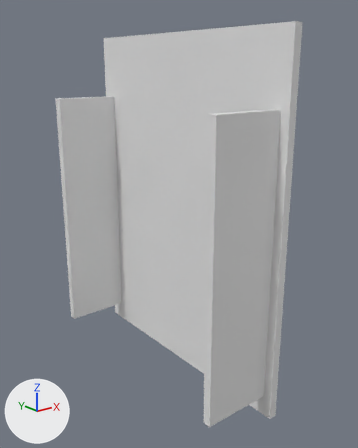
The Blender file camera.blend: old version first, new version second.
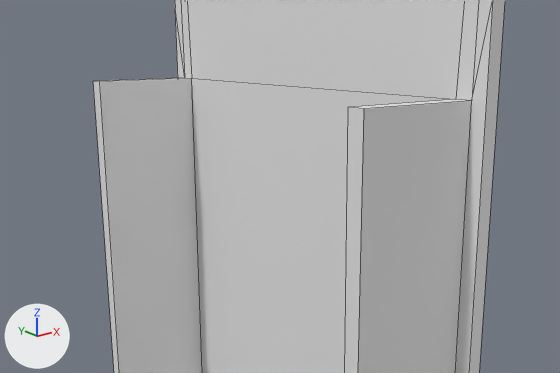
Old and new are each drawn whole from a 50 mm camera at (-0.0456, -0.0979, 0.077) aimed at (0.0292, -0.0043, 0.0395) and again close up on the part from 0% to 93% of the width and 11% to 61% of the height. Arrows for +X, +Y and +Z are at lower left; the lights stay in place. The close-ups show mesh edges as thin lines. The same objects are shown in both versions, whatever each file hides.

Names of what the first close-up shows: 'back_lid'.
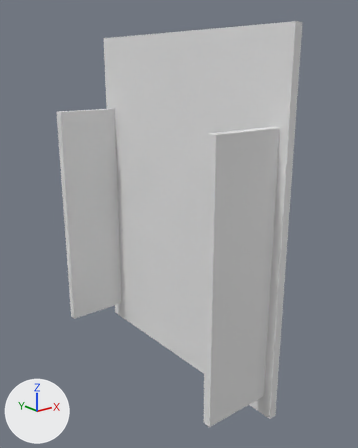
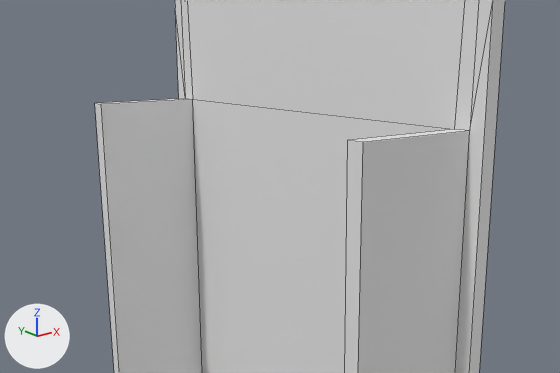
Location of each change, [x1, y1, x2, y2] in pixels of the close-ups (560 x 373 px; the box of a moved part takes in the faces that stretch with it):
```json
{"object": "back_lid", "change": "reshaped", "before": [93, 0, 505, 373], "after": [95, 0, 505, 373]}
{"part": 1, "of": "me_plane_012", "change": "moved or reshaped", "before": [93, 0, 493, 373], "after": [95, 0, 493, 373]}
```

Edits to the scene script, one JSON object a line:
```json
{"block": "me_plane_012", "where": "me_plane_012.from_pydata(...)  # 32 vertices, 24 faces; spans x 0.0153..0.0345, y -0.0345..0.0345, z -0.002..0.0853"}
{"block": "me_plane_012", "where": "# used by ob_back_lid; location = (0.0, 0.0, 0.0)"}
{"block": "me_plane_012", "where": "# before: 18 (0.0325, 0.0323, 0.0692) at pixel (184, 77), 19 (0.0325, 0.0299, 0.0692) at pixel (191, 78), 20 (0.0325, -0.0323, 0.0692) at pixel (471, 100), 22 (0.0325, -0.0298, 0.0692) at pixel (455, 99), 26 (0.0153, 0.0323, 0.0692) at pixel (93, 81)"}
{"block": "me_plane_012", "where": "# before: 27 (0.0153, -0.0323, 0.0692) at pixel (363, 108), 30 (0.0153, 0.0299, 0.0692) at pixel (99, 81), 31 (0.0153, -0.0298, 0.0692) at pixel (348, 107)"}
{"block": "me_plane_012", "change": "me_plane_012 part 1"}
{"op": "add", "block": "me_plane_012", "code": "for i in [18, 19, 20, 22, 26, 27, 30, 31]: me_plane_012.vertices[i].co += Vector((0.0, 0.0, -0.0035))"}
```
